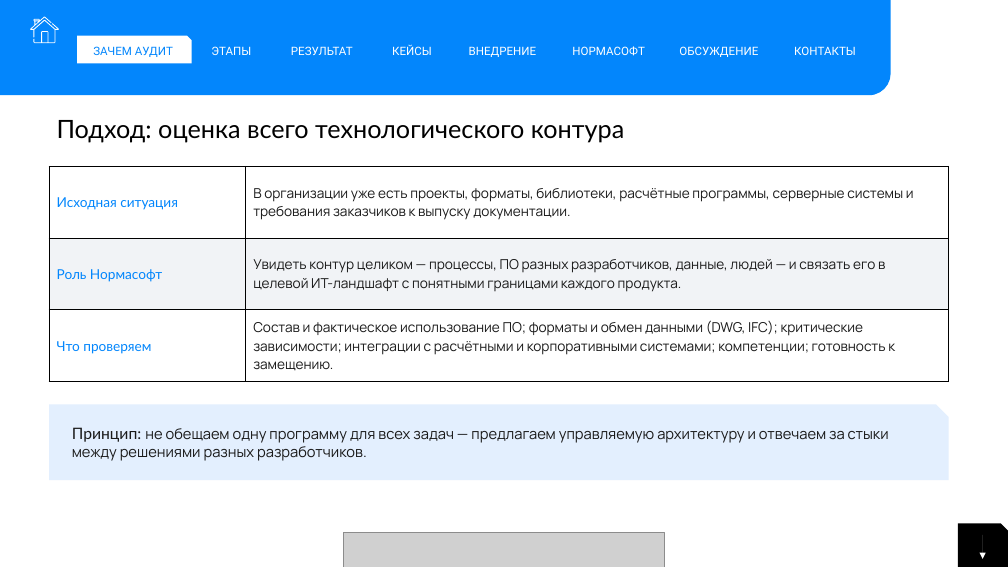
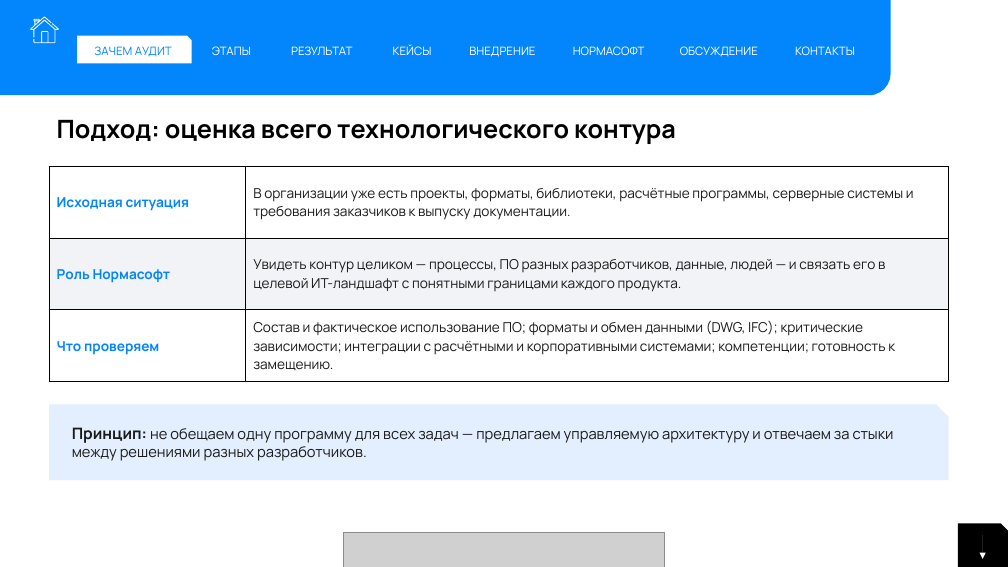
Before and after one commit to ivbor-24/fed_dis_calc, a slide deck: slide 6 of research/audit/Audit_IT_landshafta.pptx. Drawn at 1008x567 pixels with LibreOffice and Linux fonts; fonts in the diff are those of the drawing; grey boxes stand for pictures. Boxes give left, top, right and bottom in pixels: in the first picture for what was removed or moved away, otherwise in the second. Text is boxed around its words. In the diff, an @@ line names an element or a change of style, - is before the commit and + after.

```diff
--- a/research/audit/Audit_IT_landshafta.pptx
+++ b/research/audit/Audit_IT_landshafta.pptx
@@ font Roboto to Manrope in 8 elements at [77,36,191,64], [212,46,251,55], [291,46,352,55], [393,44,432,55], [469,46,535,57], [573,46,645,55], [680,46,758,57], [795,46,855,55] @@
@@ text "Подход: оценка всего технологического контура" at [57,120,676,144]: font Lato to Manrope, bold on @@
@@ table at [49,166,949,382] @@
@@ font Lato to Manrope, bold on in "Исходная ситуация", "Роль Нормасофт", "Что проверяем" @@
@@ text "Принцип: не обещаем одну программу ..." at [72,427,894,461]: font Lato to Manrope, bold on in "Принцип:" @@
```
Also in this commit, not shown: 29 other slides changed, 17 other files.
